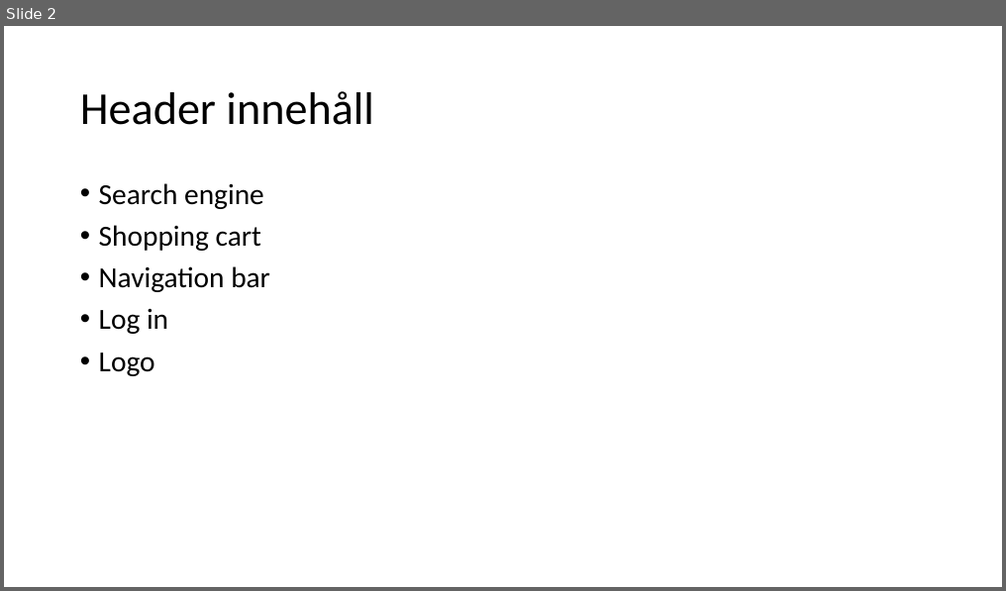
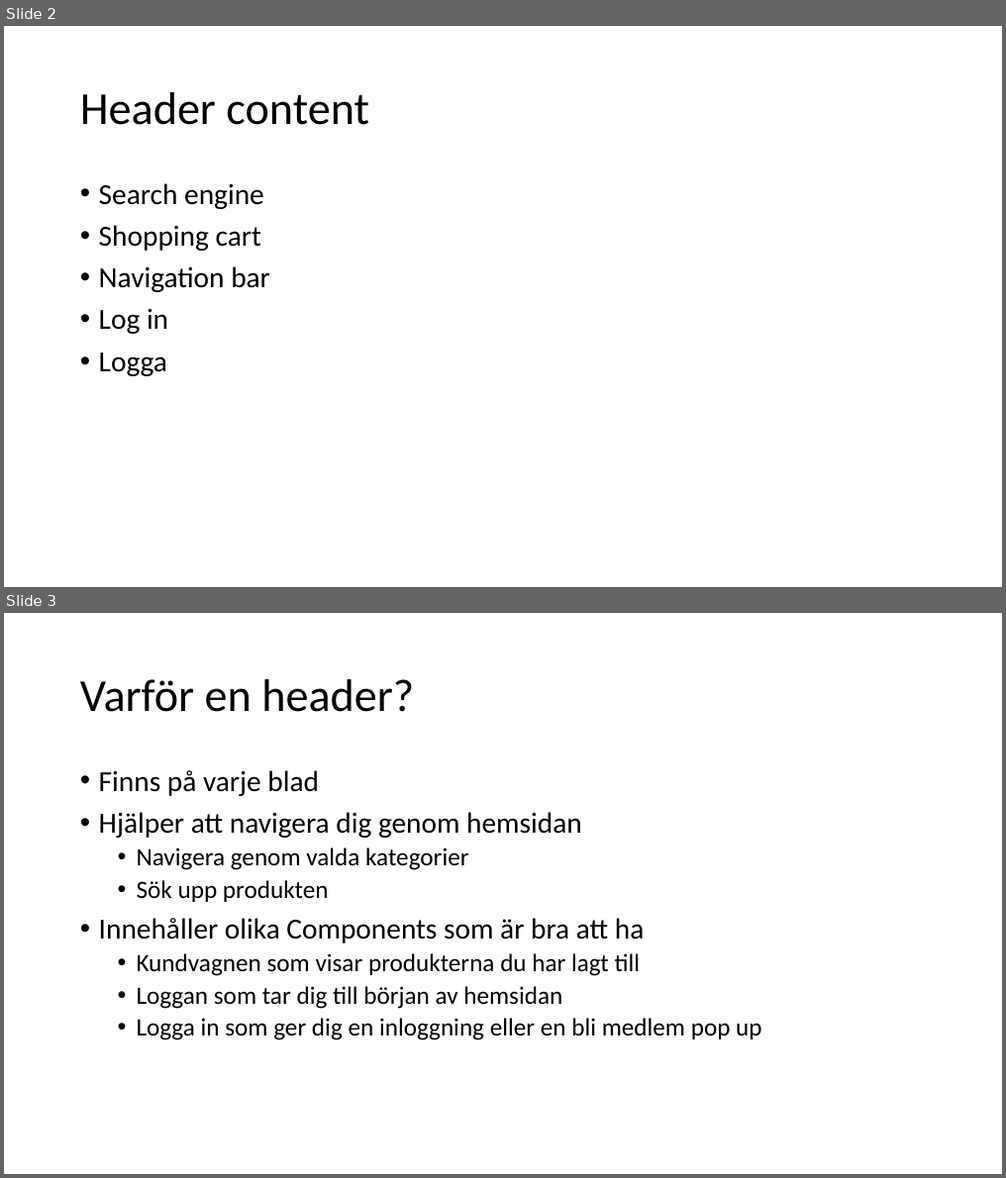
Before and after one commit to Raufchaudhry/project_netonnet, a slide deck: Presentation for project.pptx. Shown one above the other, each under a label of ours: slide 2 before the commit, slides 2 and 3 after it. The pictures are 1006x591 and 1006x1178 pixels, drawn with LibreOffice and Linux fonts; fonts in the diff are those of the drawing. Boxes give left, top, right and bottom in pixels: in the first picture for what was removed or moved away, otherwise in the second. Text is boxed around its words. In the diff, an @@ line names an element or a change of style, - is before the commit and + after.

```diff
--- a/Presentation for project.pptx
+++ b/Presentation for project.pptx
@@ slide 3 added at (x1=4, y1=613, x2=1002, y2=1174), background #FFFFFF @@
@@ title added at (x1=80, y1=679, x2=414, y2=712), 44 pt, text #000000 @@
+Varför en header?
@@ text added at (x1=99, y1=770, x2=761, y2=1041), 24 pt, text #000000 @@
+• Finns på varje blad
+• Hjälper att navigera dig genom hemsidan
+  • Navigera genom valda kategorier
+  • Sök upp produkten
+• Innehåller olika Components som är bra att ha
+  • Kundvagnen som visar produkterna du har lagt till
+  • Loggan som tar dig till början av hemsidan
+  • Logga in som ger dig en inloggning eller en bli medlem pop up
@@ slide 2 changed as well @@
@@ title at (x1=80, y1=92, x2=369, y2=125): text changed @@
-Header innehåll
+Header content
@@ text at (x1=99, y1=353, x2=167, y2=376): text changed @@
-• Logo
+• Logga
```
Also in this commit, not shown: 9 other slides added, 1 slide removed.
